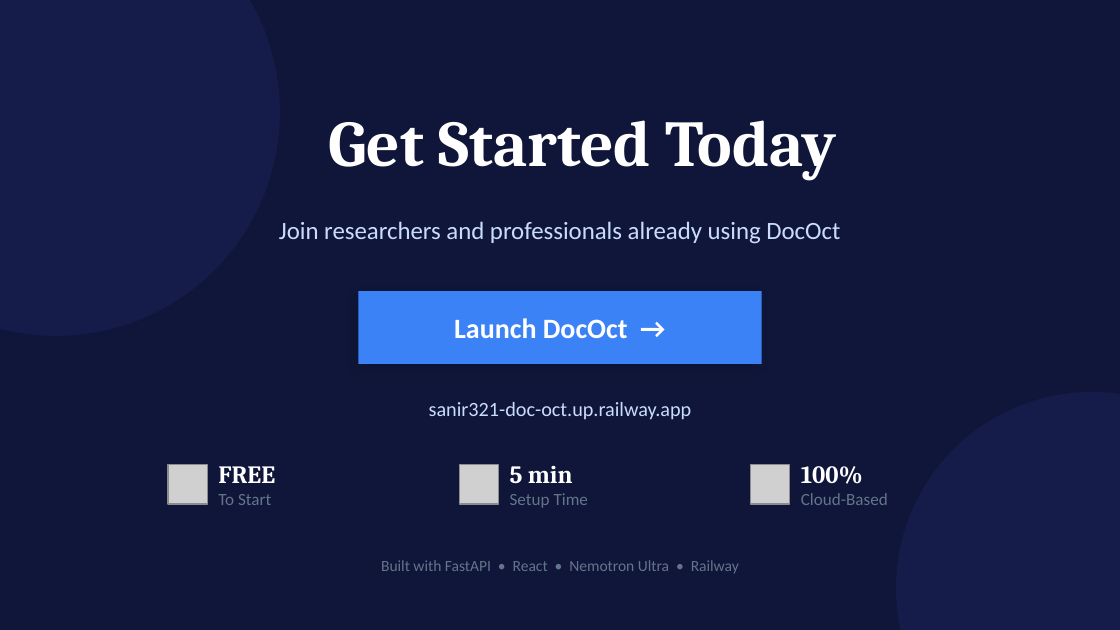
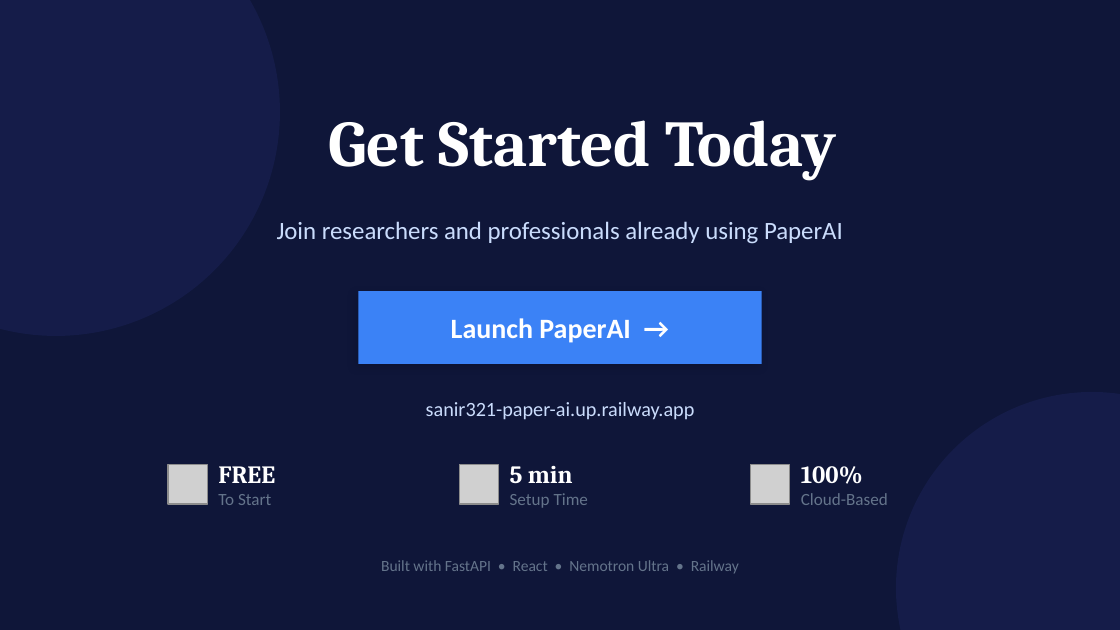
Before and after one commit to sanir321/paper-ai, a slide deck: slide 8 of DocOct-Pitch.pptx. Drawn at 1120x630 pixels with LibreOffice and Linux fonts; fonts in the diff are those of the drawing; grey boxes stand for pictures. Boxes give left, top, right and bottom in pixels: in the first picture for what was removed or moved away, otherwise in the second. Text is boxed around its words. In the diff, an @@ line names an element or a change of style, - is before the commit and + after.

Commit message:
chore: rename project references from DocOct to PaperAI

```diff
--- a/DocOct-Pitch.pptx
+++ b/DocOct-Pitch.pptx
@@ text at (x1=277, y1=221, x2=843, y2=244): text changed @@
-Join researchers and professionals already using DocOct
+Join researchers and professionals already using PaperAI
@@ text at (x1=451, y1=318, x2=631, y2=343): text changed @@
-Launch DocOct →
+Launch PaperAI →
@@ text at (x1=426, y1=402, x2=695, y2=420): text changed @@
-sanir321-doc-oct.up.railway.app
+sanir321-paper-ai.up.railway.app
```
Also in this commit, not shown: 1 other slide changed, 4 other files.
